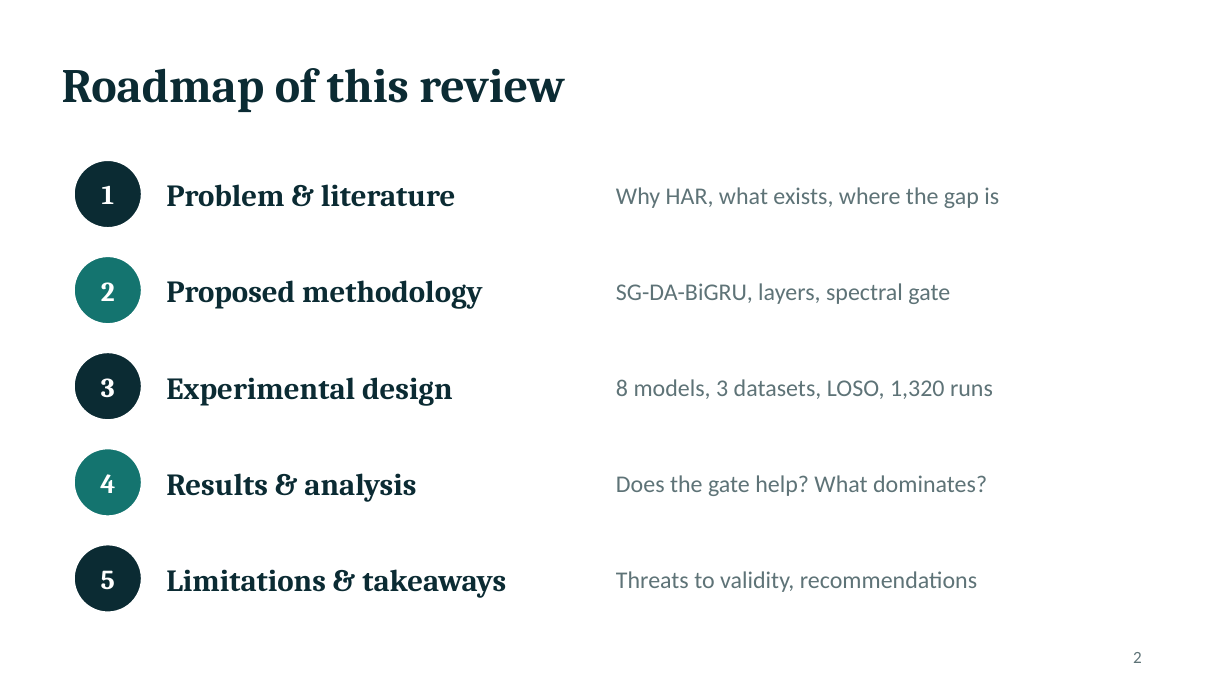
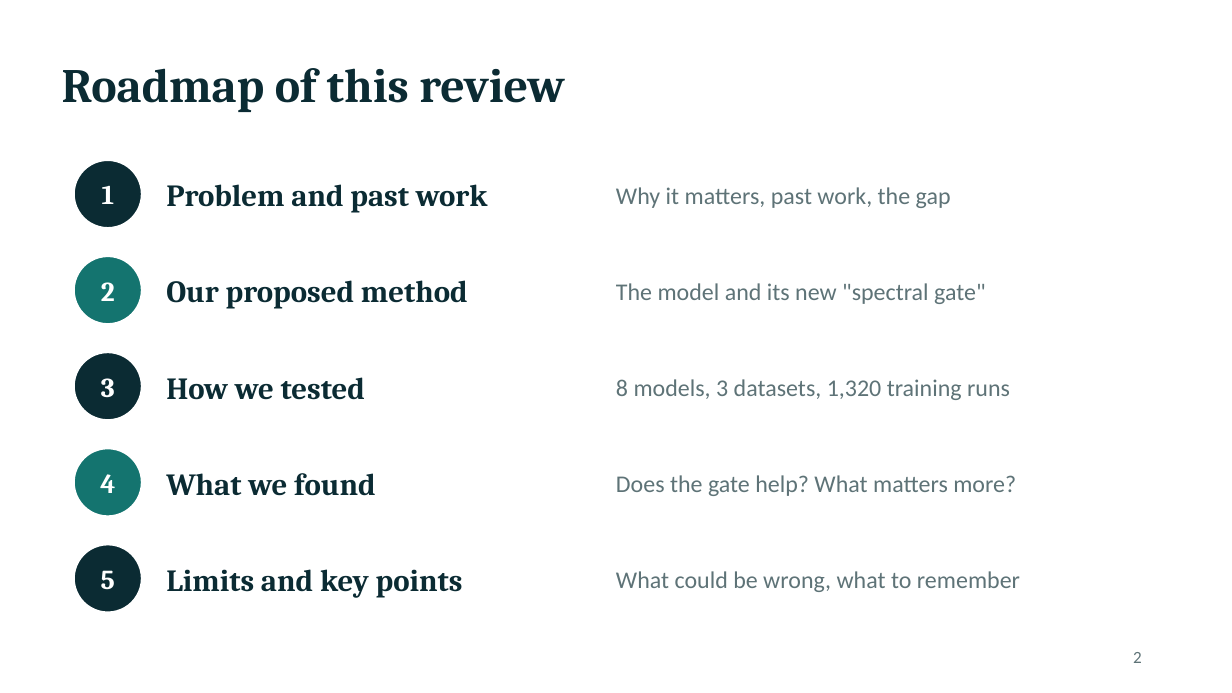
Before and after one commit to himanshmunjal/Dual-attention-HAR, a slide deck: slide 2 of presentation/HAR_Review_Presentation.pptx. Drawn at 1232x693 pixels with LibreOffice and Linux fonts; fonts in the diff are those of the drawing. Boxes give left, top, right and bottom in pixels: in the first picture for what was removed or moved away, otherwise in the second. Text is boxed around its words. In the diff, an @@ line names an element or a change of style, - is before the commit and + after.

Commit message:
Add author e-mail; rebuild paper PDF, DOCX and figures for arXiv v1
- Author block: VIT e-mail
- Regenerated paper.tex, paper.pdf, paper.docx and figures from paper_src.tex
- Update review presentation

```diff
--- a/presentation/HAR_Review_Presentation.pptx
+++ b/presentation/HAR_Review_Presentation.pptx
@@ text at bbox=[166, 184, 488, 213]: text changed @@
-Problem & literature
+Problem and past work
@@ text at bbox=[616, 187, 951, 208]: text changed @@
-Why HAR, what exists, where the gap is
+Why it matters, past work, the gap
@@ text at bbox=[166, 280, 468, 309]: text changed @@
-Proposed methodology
+Our proposed method
@@ text at bbox=[616, 283, 985, 304]: text changed @@
-SG-DA-BiGRU, layers, spectral gate
+The model and its new "spectral gate"
@@ text at bbox=[166, 377, 365, 400]: text changed @@
-Experimental design
+How we tested
@@ text at bbox=[616, 379, 1010, 400]: text changed @@
-8 models, 3 datasets, LOSO, 1,320 runs
+8 models, 3 datasets, 1,320 training runs
@@ text at bbox=[166, 473, 376, 496]: text changed @@
-Results & analysis
+What we found
@@ text at bbox=[616, 475, 1016, 496]: text changed @@
-Does the gate help? What dominates?
+Does the gate help? What matters more?
@@ text at bbox=[166, 569, 463, 598]: text changed @@
-Limitations & takeaways
+Limits and key points
@@ text at bbox=[616, 571, 1020, 592]: text changed @@
-Threats to validity, recommendations
+What could be wrong, what to remember
```
Also in this commit, not shown: 21 other slides changed, 17 other files.
